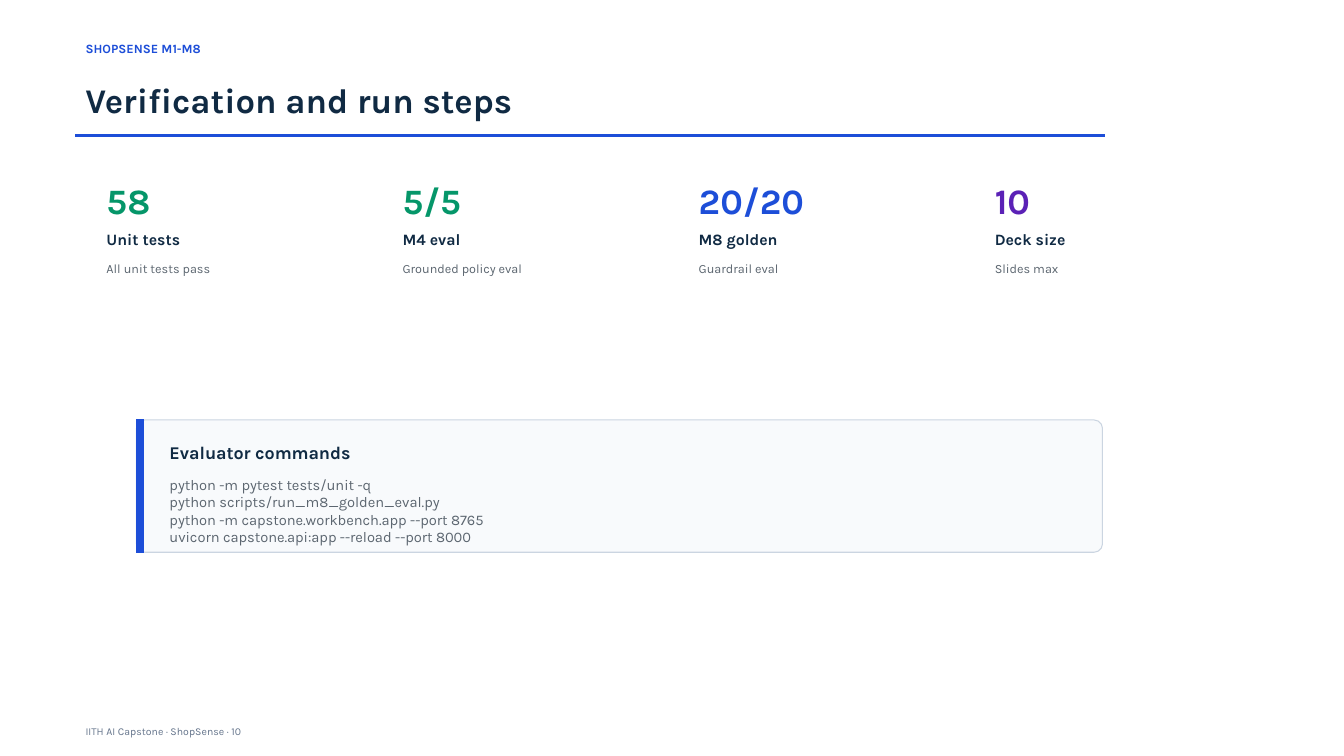
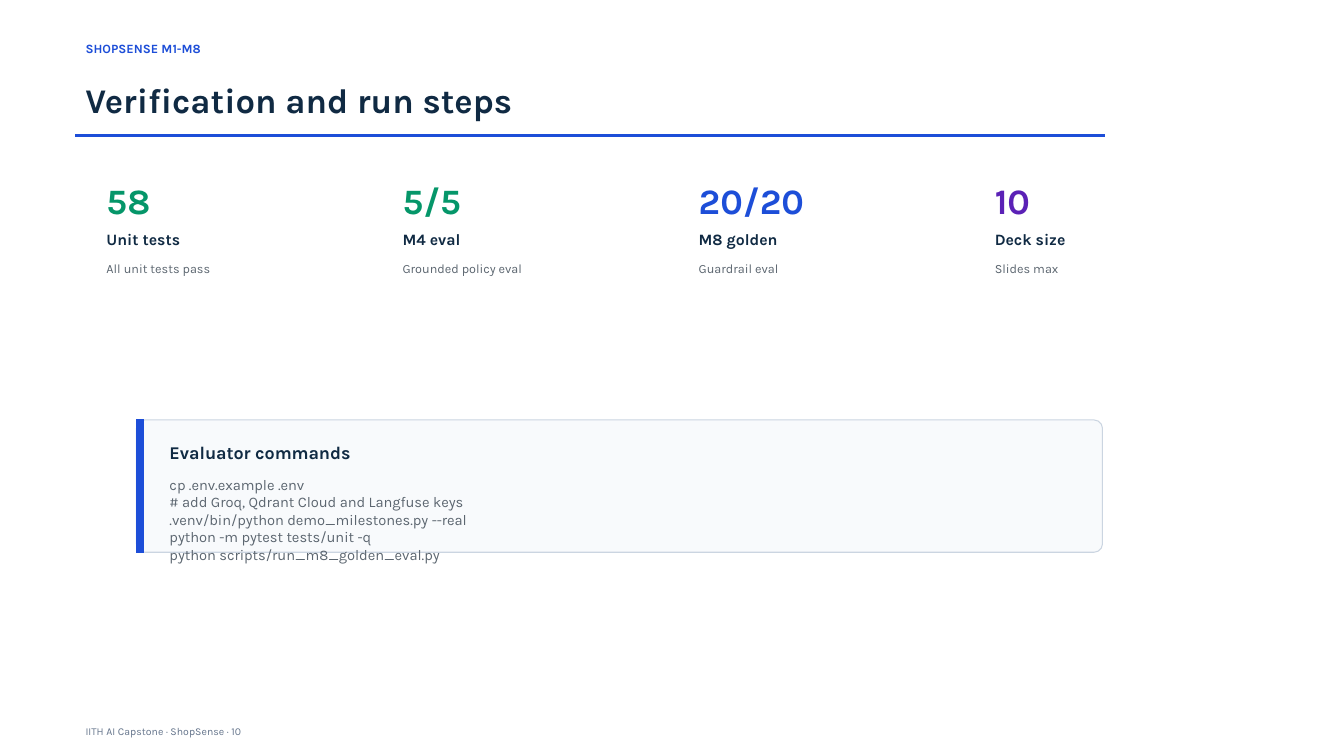
Before and after one commit to abhraj786/iith-ai-capstone-shopsense, a slide deck: slide 10 of docs/deck/iith-ai-capstone-shopsense.pptx. Drawn at 1344x756 pixels with LibreOffice and Linux fonts; fonts in the diff are those of the drawing. Boxes give left, top, right and bottom in pixels: in the first picture for what was removed or moved away, otherwise in the second. Text is boxed around its words. In the diff, an @@ line names an element or a change of style, - is before the commit and + after.

```diff
--- a/docs/deck/iith-ai-capstone-shopsense.pptx
+++ b/docs/deck/iith-ai-capstone-shopsense.pptx
@@ text at <box>169,480,467,529</box>: paragraphs added @@
+cp .env.example .env
+# add Groq, Qdrant Cloud and Langfuse keys
+.venv/bin/python demo_milestones.py --real
@@ text at <box>169,515,483,546</box>: paragraphs removed @@
-python -m capstone.workbench.app --port 8765
-uvicorn capstone.api:app --reload --port 8000
```
Also in this commit, not shown: 3 other slides changed.
